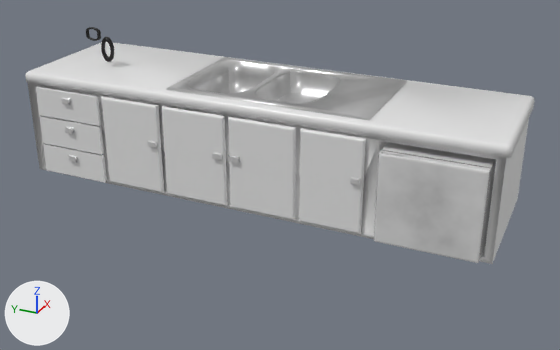
The Blender file Blender assets/Blender models/Buildings/KitchenObjects.blend: old version first, new version second.
Camera for both pictures: a 50 mm lens placed at (-4.31, -3.77, 4.95), pointed at (3.72, -0.16, 0.94). Lighting does not change. The marker at lower left points along +X, +Y and +Z. The same objects are shown in both versions, whatever each file hides.

Objects in the first picture: 'Bench', 'Door1', 'Door1.001', 'Door1.002', 'Door1.003', 'Drawer1', 'Drawer2', 'Drawer3', 'Fridge', 'FridgeDoor'.
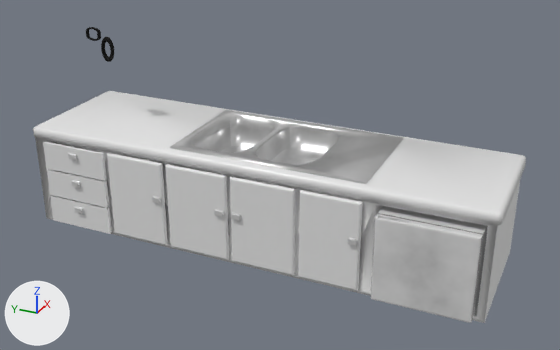
The change, as a diff of the scene's bpy script:
```diff
--- a/Blender assets/Blender models/Buildings/KitchenObjects.blend.py
+++ b/Blender assets/Blender models/Buildings/KitchenObjects.blend.py
@@ ob_bench @@
 ob_bench = bpy.data.objects.new('Bench', me_cube)
-ob_bench.location = (3.856, 0.059, 0.725)
+ob_bench.location = (3.856, 0.059, -0.019)
 ob_bench.rotation_euler = (0.0, 0.0, 3.142)  # degrees (0, 0, 180)
@@ ob_drawer1 @@
 ob_drawer1 = bpy.data.objects.new('Drawer1', me_cube_001)
-ob_drawer1.location = (3.273, 2.384, 0.954)
+ob_drawer1.location = (3.273, 2.384, 0.21)
 ob_drawer1.rotation_euler = (0.0, 0.0, 3.142)  # degrees (0, 0, 180)
@@ ob_drawer2 @@
 ob_drawer2 = bpy.data.objects.new('Drawer2', me_cube_005)
-ob_drawer2.location = (3.273, 2.384, 0.954)
+ob_drawer2.location = (3.273, 2.384, 0.21)
 ob_drawer2.rotation_euler = (0.0, 0.0, 3.142)  # degrees (0, 0, 180)
@@ ob_drawer3 @@
 ob_drawer3 = bpy.data.objects.new('Drawer3', me_cube_004)
-ob_drawer3.location = (3.273, 2.384, 0.954)
+ob_drawer3.location = (3.273, 2.384, 0.21)
 ob_drawer3.rotation_euler = (0.0, 0.0, 3.142)  # degrees (0, 0, 180)
@@ ob_door1 @@
 ob_door1 = bpy.data.objects.new('Door1', me_cube_013)
-ob_door1.location = (3.856, 0.059, 0.725)
+ob_door1.location = (3.856, 0.059, -0.019)
 ob_door1.rotation_euler = (0.0, 0.0, 3.142)  # degrees (0, 0, 180)
@@ ob_door1_001 @@
 ob_door1_001 = bpy.data.objects.new('Door1.001', me_cube_015)
-ob_door1_001.location = (3.856, 0.059, 0.725)
+ob_door1_001.location = (3.856, 0.059, -0.019)
 ob_door1_001.rotation_euler = (0.0, 0.0, 3.142)  # degrees (0, 0, 180)
@@ ob_door1_002 @@
 ob_door1_002 = bpy.data.objects.new('Door1.002', me_cube_016)
-ob_door1_002.location = (3.856, 0.059, 0.725)
+ob_door1_002.location = (3.856, 0.059, -0.019)
 ob_door1_002.rotation_euler = (0.0, 0.0, 3.142)  # degrees (0, 0, 180)
@@ ob_door1_003 @@
 ob_door1_003 = bpy.data.objects.new('Door1.003', me_cube_017)
-ob_door1_003.location = (3.856, 0.059, 0.725)
+ob_door1_003.location = (3.856, 0.059, -0.019)
 ob_door1_003.rotation_euler = (0.0, 0.0, 3.142)  # degrees (0, 0, 180)
@@ ob_fridge @@
 ob_fridge = bpy.data.objects.new('Fridge', me_cube_018)
-ob_fridge.location = (3.488, -2.23, 1.302)
+ob_fridge.location = (3.488, -2.23, 0.558)
 ob_fridge.rotation_euler = (0.0, 0.0, 3.142)  # degrees (0, 0, 180)
@@ ob_fridgedoor @@
 ob_fridgedoor = bpy.data.objects.new('FridgeDoor', me_cube_019)
-ob_fridgedoor.location = (2.913, -2.23, 1.302)
+ob_fridgedoor.location = (2.913, -2.23, 0.558)
 ob_fridgedoor.rotation_euler = (0.0, 0.0, 3.142)  # degrees (0, 0, 180)
```

Changed parts and their boxes (x1, y1, x2, y2) in the pictures (560 x 350 px):
'Bench', moved
    before: (25, 42, 535, 264)
    after: (33, 91, 526, 323)
'FridgeDoor', moved
    before: (374, 150, 491, 263)
    after: (371, 213, 483, 323)
'Door1.003', moved
    before: (228, 117, 296, 220)
    after: (230, 176, 295, 275)
'Door1.001', moved
    before: (299, 128, 366, 234)
    after: (299, 190, 363, 291)
'Door1.002', moved
    before: (162, 106, 228, 206)
    after: (165, 164, 229, 260)
'Door1', moved
    before: (101, 96, 164, 193)
    after: (107, 153, 168, 245)
'Drawer1', moved
    before: (36, 87, 101, 126)
    after: (43, 142, 107, 181)
'Drawer2', moved
    before: (40, 116, 104, 154)
    after: (47, 169, 109, 208)
'Drawer3', moved
    before: (43, 144, 107, 182)
    after: (50, 195, 112, 234)
'Fridge', moved
    before: (382, 142, 496, 258)
    after: (378, 206, 488, 316)
